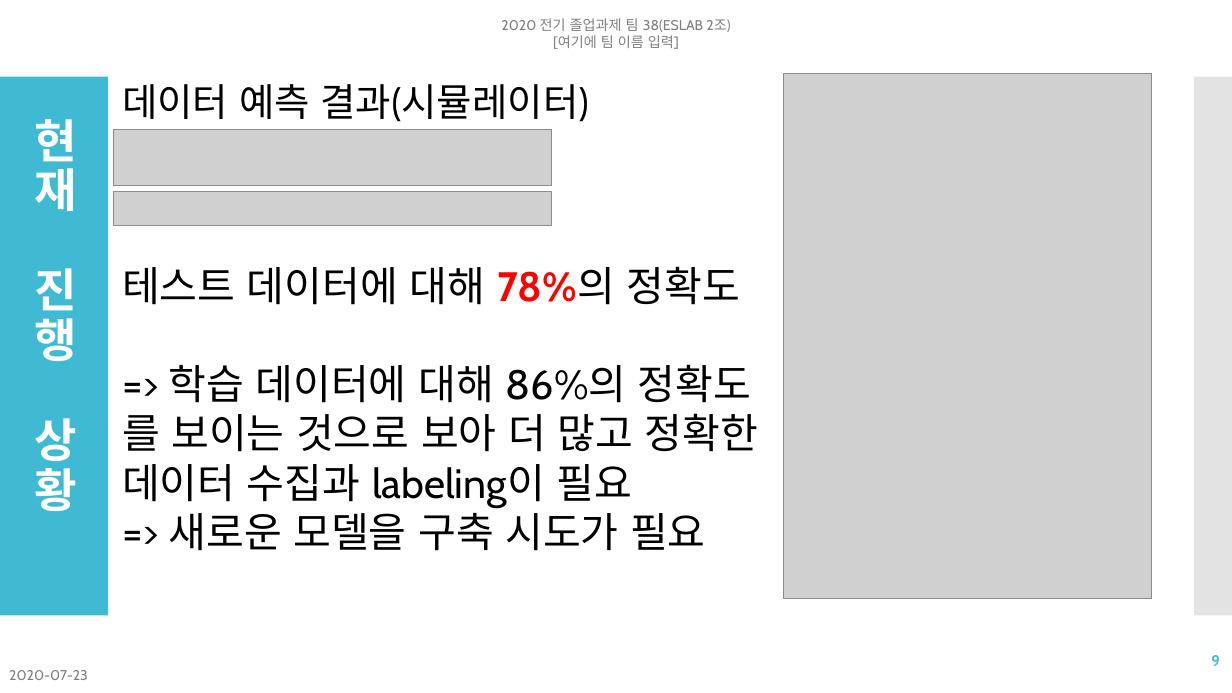
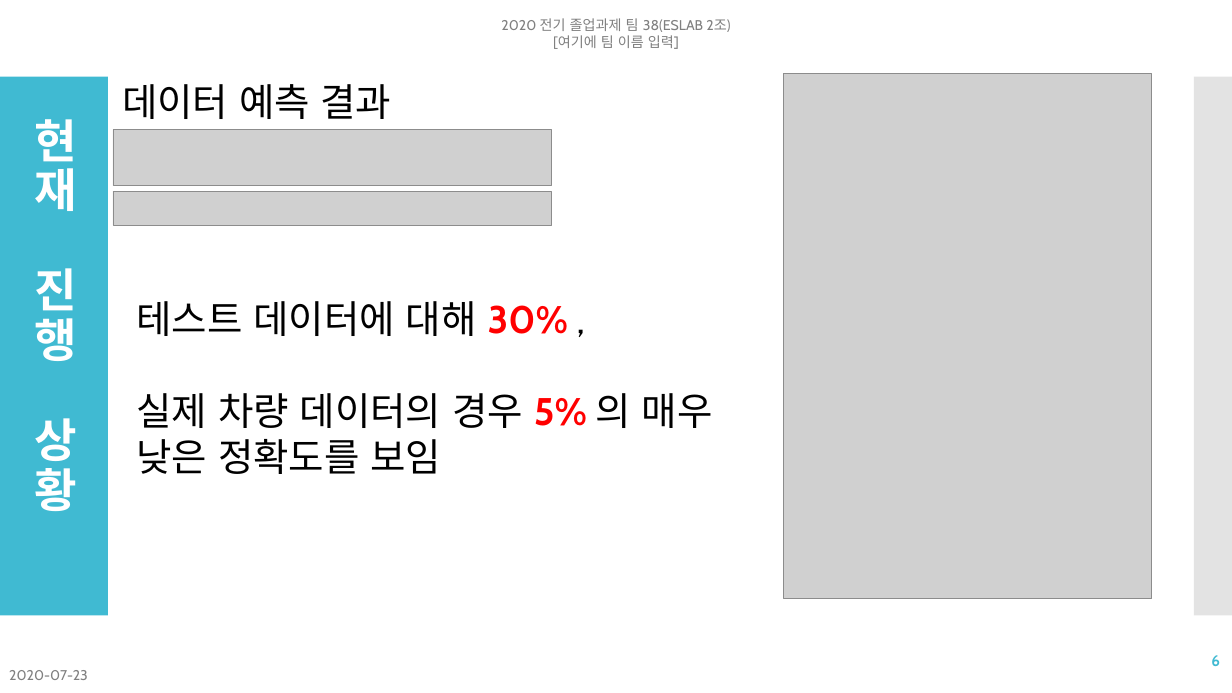
Before and after one commit to NgaAdrain/TEAM_Enter_Text_Here, a slide deck: slide 6 of Reports/발표/졸업과제 다섯번째 발표 2조.pptx (slide 9 before the commit). Drawn at 1232x693 pixels with LibreOffice and Linux fonts; fonts in the diff are those of the drawing; grey boxes stand for pictures. Boxes give left, top, right and bottom in pixels: in the first picture for what was removed or moved away, otherwise in the second. Text is boxed around its words. In the diff, an @@ line names an element or a change of style, - is before the commit and + after.

```diff
--- a/Reports/발표/졸업과제 다섯번째 발표 2조.pptx
+++ b/Reports/발표/졸업과제 다섯번째 발표 2조.pptx
@@ text at box(122, 84, 392, 119): text changed @@
-데이터 예측 결과(시뮬레이터)
+데이터 예측 결과
@@ text at box(137, 301, 713, 474): text changed; size 32 to 30 pt @@
-테스트 데이터에 대해 78%의 정확도
-=> 학습 데이터에 대해 86%의 정확도
-를 보이는 것으로 보아 더 많고 정확한
-데이터 수집과 labeling이 필요
-=> 새로운 모델을 구축 시도가 필요
+테스트 데이터에 대해 30% ,
+실제 차량 데이터의 경우 5% 의 매우 낮은 정확도를 보임
@@ page number at box(1211, 655, 1220, 666): text changed @@
-9
+6
```
Also in this commit, not shown: 3 other slides changed, 3 slides removed, 8 other files.
